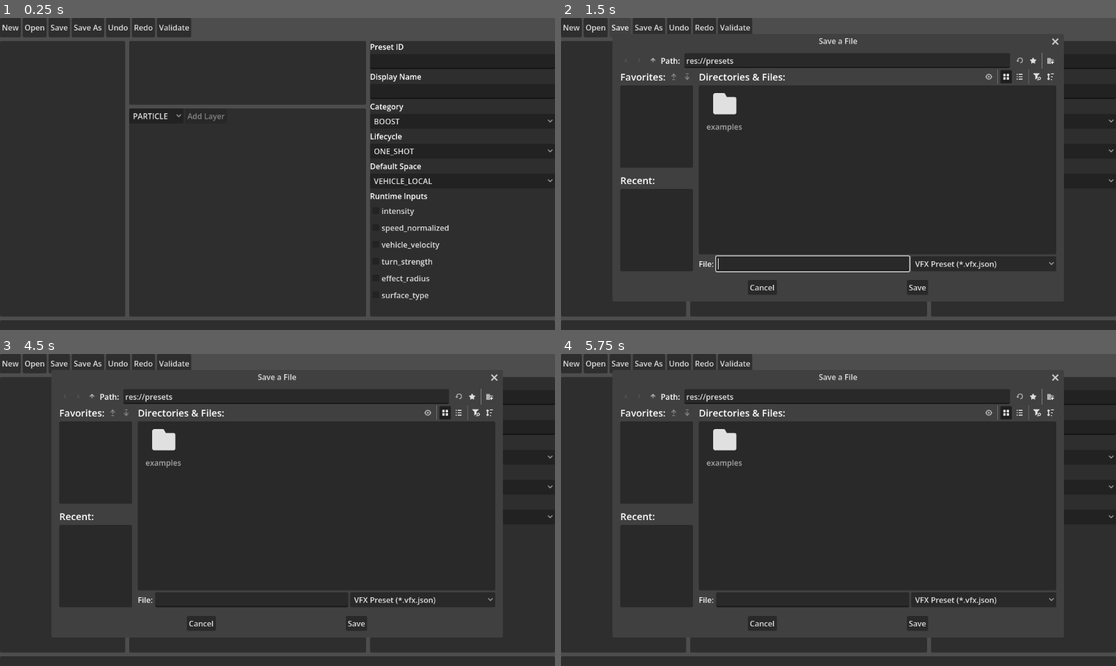
Above: before the commit, frames 1-4 (two rows, left to right).
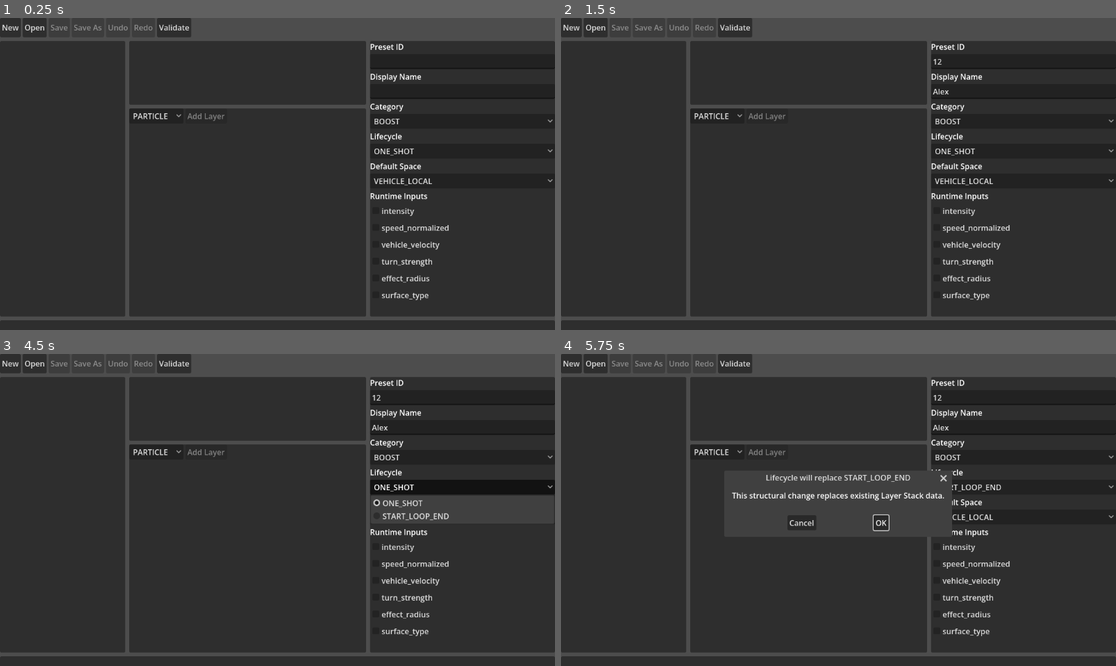
Above: after the commit, the same moments.

Repository: natialwater-lee/DesktopRacingVFXStudio
Game: Godot game, scene res://src/editor/main/vfx_editor_main.tscn
The game is run twice, just before and just after one commit, with the same random seed, the same clock (stepped at 60 frames per second) and the same inputs.
Inputs (mouse positions are in pixels of both pictures, inside the frame that each line leads up to):
- Up to frame 1 (0.25 s): no input
- Up to frame 2 (1.5 s): click (1021, 61) at 0.52 s; type "12" at 0.6 s; click (1021, 92) at 0.75 s; type "Alex" at 0.83 s; click (622, 27) at 1.25 s, where only the run before the commit has a clickable "Save"
- Up to frame 3 (4.5 s): click (88, 363) at 2 s, where only the run before the commit has a clickable "Save As"; click (116, 363) at 2.75 s, where only the run before the commit has a clickable "Undo"; click (144, 363) at 3.5 s, where only the run before the commit has a clickable "Redo"; click "ONE_SHOT" at 4.25 s
- Up to frame 4 (5.75 s): click "VEHICLE_LOCAL" at 5 s

The runs differ from the first frame. In frame 1, 0.1% of the frame differs, in the area x 9-28%, y 2-5%; in frame 2, 5.5%; in frame 3, 5.5%; in frame 4, 5.8%, in the area x 9-91%, y 2-91%.

Commit message:
feat: complete VFX Studio Phase 1 editor

Diff:
--- a/src/editor/main/vfx_editor_controller.gd
+++ b/src/editor/main/vfx_editor_controller.gd
@@ -49,6 +49,7 @@
 var _selected_layer_id := ""
 var _diagnostics_panel
 var _diagnostics_navigator: RefCounted
+var _toolbar: HBoxContainer
 var _unsaved_changes_dialog
 var _structure_change_dialog
 var _pending_transition: Callable
@@ -56,6 +57,7 @@
 var _pending_structure_kind := ""
 var _pending_structure_target := ""
 var _transition_performed := false
+var _refreshing_workspace := false
 
 
 func _init() -> void:
@@ -213,6 +215,11 @@
 	if not _layer_stack.layer_enabled_requested.is_connected(_on_layer_enabled_requested):
 		_layer_stack.layer_enabled_requested.connect(_on_layer_enabled_requested)
 	reconcile_selection()
+
+
+func configure_toolbar(toolbar: HBoxContainer) -> void:
+	_toolbar = toolbar
+	_refresh_toolbar()
 
 
 func configure_diagnostics_panel(panel) -> void:
@@ -437,11 +444,13 @@
 func undo() -> void:
 	if _history.can_undo():
 		_history.undo()
+	_refresh_toolbar()
 
 
 func redo() -> void:
 	if _history.can_redo():
 		_history.redo()
+	_refresh_toolbar()
 
 
 func refresh_validation() -> Array[VfxIssue]:
@@ -547,6 +556,7 @@
 func _save_to(target_path: String) -> VfxResult:
 	var saved: VfxResult = _save_service.save(_session, target_path)
 	_set_issues(saved.issues)
+	_refresh_toolbar()
 	return saved
 
 
@@ -646,6 +656,8 @@
 
 
 func _on_phase_selected(phase_name: String) -> void:
+	if _refreshing_workspace:
+		return
 	select_phase(phase_name)
 
 
@@ -745,6 +757,7 @@
 
 
 func _refresh_workspace() -> void:
+	_refreshing_workspace = true
 	if _phase_tabs != null:
 		_phase_tabs.set_preset(_session.working_copy())
 		_phase_tabs.select_phase(_selected_phase)
@@ -758,6 +771,29 @@
 		var layer: Dictionary = _session.working_copy()["phases"][_selected_phase]["layers"][index] if index >= 0 else {}
 		_layer_inspector.set_layer(layer)
 		_layer_inspector.set_effective_space(_effective_space_for_layer(layer))
+	_refreshing_workspace = false
+	_refresh_toolbar()
+
+
+func _refresh_toolbar() -> void:
+	if _toolbar == null:
+		return
+	var has_session := not _session.working_copy().is_empty()
+	var save_button := _toolbar.get_node_or_null("SaveButton") as Button
+	var save_as_button := _toolbar.get_node_or_null("SaveAsButton") as Button
+	var undo_button := _toolbar.get_node_or_null("UndoButton") as Button
+	var redo_button := _toolbar.get_node_or_null("RedoButton") as Button
+	var dirty_indicator := _toolbar.get_node_or_null("DirtyIndicator") as Label
+	if save_button != null:
+		save_button.disabled = not has_session or _session.source_path().is_empty()
+	if save_as_button != null:
+		save_as_button.disabled = not has_session
+	if undo_button != null:
+		undo_button.disabled = not _history.can_undo()
+	if redo_button != null:
+		redo_button.disabled = not _history.can_redo()
+	if dirty_indicator != null:
+		dirty_indicator.text = "Unsaved" if has_session and _session.is_dirty() else ""
 
 
 func _commit_default_space_mode(target_space: String) -> bool:
--- a/src/editor/main/vfx_editor_main.gd
+++ b/src/editor/main/vfx_editor_main.gd
@@ -8,6 +8,7 @@
 
 func _ready() -> void:
 	get_tree().auto_accept_quit = false
+	editor_controller.configure_toolbar($Toolbar)
 	editor_controller.configure_new_preset_dialog($NewPresetDialog)
 	editor_controller.configure_preset_file_dialog($PresetFileDialog)
 	editor_controller.configure_overwrite_confirmation_dialog($ConfirmationDialog)
--- a/tests/editor/test_main_scene_smoke.gd
+++ b/tests/editor/test_main_scene_smoke.gd
@@ -13,13 +13,8 @@
 	tests.expect_true(editor != null, "editor scene instantiates its typed root")
 	if editor == null:
 		return
-	var created := editor.editor_controller.create_new_preset("utility.close_guard", "Close Guard", "UTILITY", "ONE_SHOT", "WORLD_AREA")
-	tests.expect_true(created.success, "scene close guard fixture creates a dirty in-memory Preset")
 	var tree := Engine.get_main_loop() as SceneTree
 	var original_auto_accept_quit := tree.auto_accept_quit
-	# The focused close/diagnostics path does not depend on tab-selection events.
-	# Blocking those events avoids exercising PhaseTabs' separate rebuild behavior here.
-	editor.get_node("PhaseTabs").set_block_signals(true)
 	tree.root.add_child(editor)
 	tests.expect_true(editor.editor_controller != null, "editor assigns its typed controller")
 	tests.expect_true(editor.get_node_or_null("Toolbar") != null, "toolbar exists")
@@ -34,6 +29,25 @@
 	tests.expect_true(editor.get_node("Toolbar/SaveButton").is_connected("pressed", Callable(editor.editor_controller, "_on_save_pressed")), "Save button uses the valid-only persistence flow")
 	tests.expect_true(editor.get_node("Toolbar/SaveAsButton").is_connected("pressed", Callable(editor.editor_controller, "_on_save_as_pressed")), "Save As button starts the authoring-root destination flow")
 	tests.expect_true(editor.get_node("LayerStack").add_layer_requested.is_connected(Callable(editor.editor_controller, "_on_add_layer_requested")), "Layer Stack Add signal is connected to the controller")
+	tests.expect_true((editor.get_node("Toolbar/SaveButton") as Button).disabled, "Save is disabled before an existing document has a source path")
+	tests.expect_true((editor.get_node("Toolbar/UndoButton") as Button).disabled and (editor.get_node("Toolbar/RedoButton") as Button).disabled, "history toolbar starts disabled without an edit session")
+
+	var created := editor.editor_controller.create_new_preset("utility.close_guard", "Close Guard", "UTILITY", "ONE_SHOT", "WORLD_AREA")
+	tests.expect_true(created.success, "scene close guard fixture creates a dirty in-memory Preset")
+	tests.expect_true((editor.get_node("Toolbar/SaveButton") as Button).disabled and not (editor.get_node("Toolbar/SaveAsButton") as Button).disabled, "new unsaved Preset enables only Save As")
+	tests.expect_true(_has_issue(editor.editor_controller.current_issues(), "preset_has_no_layers"), "new session exposes its transient no-layer Contract diagnostic")
+	var blocked_path := "res://presets/.phase1-task11-smoke.vfx.json"
+	var invalid_save := editor.editor_controller.save_as(blocked_path, true)
+	tests.expect_true(not invalid_save.success and not FileAccess.file_exists(blocked_path), "transient-invalid Save As writes no authoring file")
+	editor.editor_controller.add_active_layer("GLOW")
+	tests.expect_true(not (editor.get_node("Toolbar/UndoButton") as Button).disabled, "an editor data mutation enables Undo")
+	editor.editor_controller.undo()
+	tests.expect_true(not (editor.get_node("Toolbar/RedoButton") as Button).disabled, "Undo enables Redo through the toolbar state")
+	editor.editor_controller.redo()
+
+	# The focused close/diagnostics path does not depend on tab-selection events.
+	# Blocking those events avoids exercising PhaseTabs' separate rebuild behavior here.
+	editor.get_node("PhaseTabs").set_block_signals(true)
 
 	var close_approved := {"value": false}
 	editor.editor_controller.close_approved.connect(func() -> void: close_approved["value"] = true)
@@ -52,3 +66,14 @@
 	tree.auto_accept_quit = original_auto_accept_quit
 	tree.root.remove_child(editor)
 	editor.free()
+	var second_editor := packed.instantiate() as VfxEditorMainModel
+	tests.expect_true(second_editor != null, "main scene can instantiate a second independent editor root")
+	if second_editor != null:
+		tree.root.add_child(second_editor)
+		tests.expect_true(second_editor.editor_controller != null and second_editor.get_node_or_null("DiagnosticsPanel") != null, "second editor composition initializes its controller and named regions")
+		tree.root.remove_child(second_editor)
+		second_editor.free()
+
+
+static func _has_issue(issues: Array[VfxIssue], code: String) -> bool:
+	return issues.any(func(issue: VfxIssue) -> bool: return issue.code == code)
Not shown, added: src/editor/dialogs/vfx_new_preset_dialog.gd.uid
Not shown, added: src/editor/factories/vfx_layer_factory.gd.uid
Not shown, added: src/editor/factories/vfx_preset_skeleton_factory.gd.uid
Not shown, added: src/editor/factories/vfx_structure_change_service.gd.uid
Not shown, added: src/editor/inspector/vfx_anchor_editor.gd.uid
Not shown, added: src/editor/inspector/vfx_layer_inspector.gd.uid
Not shown, added: src/editor/inspector/vfx_preset_inspector.gd.uid
Not shown, added: src/editor/inspector/vfx_runtime_inputs_editor.gd.uid
Not shown, added: src/editor/inspector/vfx_schema_inspector_factory.gd.uid
Not shown, added: src/editor/inspector/vfx_schema_reader.gd.uid
Not shown, added: src/editor/library/vfx_preset_library.gd.uid
Not shown, added: src/editor/library/vfx_preset_library_entry.gd.uid
(and 17 more such lines)
